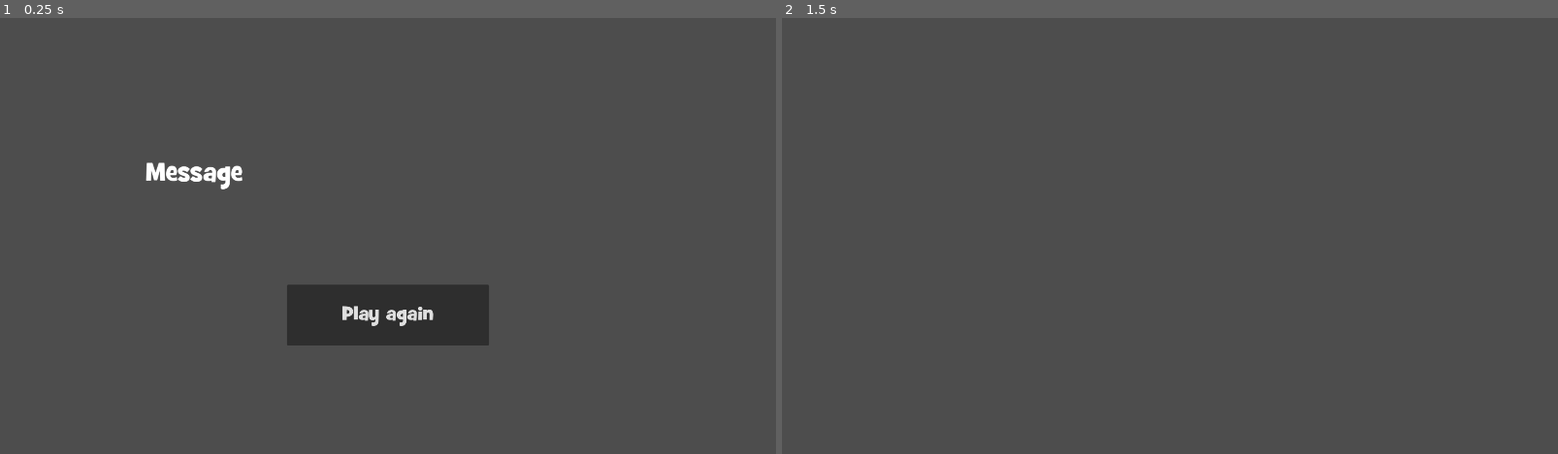
Above: before the commit, frames 1-2 (left to right).
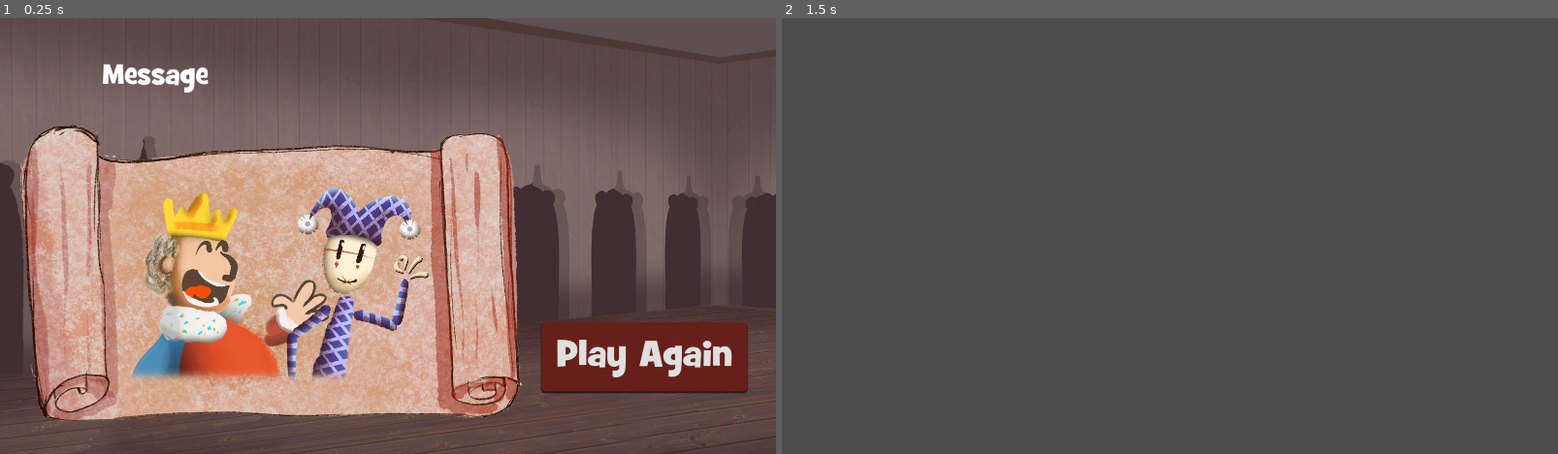
Above: after the commit, the same moments.

Repository: P-Wallis/GGJ-2024
Game: Godot game, scene res://Scenes/win_or_fail_screen.tscn
Same seed, same stepped clock (60 frames per second), same inputs: the game is played once before the commit and once after it. This scene is started directly instead of the project's main scene.
Inputs:
- Up to frame 1 (0.25 s): no input
- Up to frame 2 (1.5 s): click "Play again" (after the commit: "Play Again") at 0.5 s; tap Enter at 1.25 s

The runs differ from the first frame. In frame 1, 69% of the frame differs, in the area x 0-100%, y 1-100%; in frame 2, nothing differs.
Error in both runs: Attempt to call function 'instantiate' in base 'null instance' on a null instance. (res://Scenes/restart_button.gd:8)

Commit message:
- Win or fail screen styling - Music Loop

Diff:
--- a/Scenes/win_or_fail_screen.tscn
+++ b/Scenes/win_or_fail_screen.tscn
@@ -1,16 +1,47 @@
-[gd_scene load_steps=6 format=3 uid="uid://3x2hkle7jowh"]
+[gd_scene load_steps=12 format=3 uid="uid://3x2hkle7jowh"]
 
 [ext_resource type="FontFile" uid="uid://dd7gumdjab30j" path="res://Assets/Fonts/GRILLEDCHEESE_BTN.TTF" id="1_h21gv"]
 [ext_resource type="Script" path="res://Scenes/win_or_fail_screen.gd" id="1_y23od"]
+[ext_resource type="Texture2D" uid="uid://j6mtetcsh4ch" path="res://Assets/Sprites/BGbackground.png" id="2_fs3k4"]
 [ext_resource type="Script" path="res://Scenes/restart_button.gd" id="2_ktek4"]
+[ext_resource type="Texture2D" uid="uid://bxqjuu0odun4t" path="res://Assets/Sprites/Win1.png" id="3_ufpwr"]
+[ext_resource type="Texture2D" uid="uid://lkg3bdsahs4n" path="res://Assets/Sprites/Cards UI/Hue_Saturation 2.png" id="3_xjn3y"]
 
 [sub_resource type="Theme" id="Theme_x88vu"]
 
-[sub_resource type="Theme" id="Theme_nhxkj"]
+[sub_resource type="LabelSettings" id="LabelSettings_xipty"]
+font = ExtResource("1_h21gv")
+font_size = 70
 
-[node name="WinOrFailScreen" type="Node2D" node_paths=PackedStringArray("message")]
+[sub_resource type="StyleBoxFlat" id="StyleBoxFlat_tvo5a"]
+bg_color = Color(0.399431, 0.124447, 0.100438, 1)
+corner_radius_top_left = 10
+corner_radius_top_right = 10
+corner_radius_bottom_right = 10
+corner_radius_bottom_left = 10
+shadow_size = 3
+shadow_offset = Vector2(0, 3)
+
+[sub_resource type="StyleBoxFlat" id="StyleBoxFlat_am5ef"]
+bg_color = Color(0.278431, 0.0784314, 0.0588235, 1)
+corner_radius_top_left = 10
+corner_radius_top_right = 10
+corner_radius_bottom_right = 10
+corner_radius_bottom_left = 10
+shadow_size = 3
+shadow_offset = Vector2(0, 3)
+
+[sub_resource type="StyleBoxFlat" id="StyleBoxFlat_7rsaw"]
+bg_color = Color(0.2, 0.0470588, 0.0313726, 1)
+corner_radius_top_left = 10
+corner_radius_top_right = 10
+corner_radius_bottom_right = 10
+corner_radius_bottom_left = 10
+shadow_size = 3
+shadow_offset = Vector2(0, 3)
+
+[node name="WinOrFailScreen" type="Node2D"]
 script = ExtResource("1_y23od")
-message = NodePath("CanvasLayer/Control/RichTextLabel")
 
 [node name="CanvasLayer" type="CanvasLayer" parent="."]
 
@@ -22,46 +53,68 @@
 grow_horizontal = 2
 grow_vertical = 2
 
-[node name="RichTextLabel" type="RichTextLabel" parent="CanvasLayer/Control"]
-clip_contents = false
-custom_minimum_size = Vector2(1200, 200)
+[node name="BG" type="TextureRect" parent="CanvasLayer/Control"]
+layout_mode = 0
+offset_right = 2000.0
+offset_bottom = 1200.0
+texture = ExtResource("2_fs3k4")
+
+[node name="BG2" type="TextureRect" parent="CanvasLayer/Control"]
+layout_mode = 0
+offset_left = 48.0
+offset_top = 246.0
+offset_right = 1471.0
+offset_bottom = 1107.0
+scale = Vector2(0.875776, 0.875776)
+texture = ExtResource("3_xjn3y")
+
+[node name="TextureRect" type="TextureRect" parent="CanvasLayer/Control"]
+layout_mode = 0
+offset_left = 324.0
+offset_top = 419.0
+offset_right = 1557.0
+offset_bottom = 1225.0
+scale = Vector2(0.598574, 0.598574)
+texture = ExtResource("3_ufpwr")
+
+[node name="RichTextLabel" type="Label" parent="CanvasLayer/Control"]
+custom_minimum_size = Vector2(500, 200)
 layout_mode = 1
 anchors_preset = 8
 anchor_left = 0.5
 anchor_top = 0.5
 anchor_right = 0.5
 anchor_bottom = 0.5
-offset_left = -600.0
-offset_top = -194.0
-offset_right = 600.0
-offset_bottom = 6.0
+offset_left = -707.0
+offset_top = -526.0
+offset_right = 640.0
+offset_bottom = -261.0
 grow_horizontal = 2
 grow_vertical = 2
 theme = SubResource("Theme_x88vu")
-theme_override_fonts/normal_font = ExtResource("1_h21gv")
-theme_override_font_sizes/normal_font_size = 64
 text = "Message
 "
-fit_content = true
+label_settings = SubResource("LabelSettings_xipty")
+vertical_alignment = 1
 
 [node name="Button" type="Button" parent="CanvasLayer/Control" node_paths=PackedStringArray("winOrFailScreen")]
-custom_minimum_size = Vector2(500, 150)
 layout_mode = 1
-anchors_preset = 8
-anchor_left = 0.5
-anchor_top = 0.5
-anchor_right = 0.5
-anchor_bottom = 0.5
-offset_left = -4.0
-offset_top = 192.0
-offset_right = 4.0
-offset_bottom = 200.0
-grow_horizontal = 2
-grow_vertical = 2
-theme = SubResource("Theme_nhxkj")
+anchors_preset = 3
+anchor_left = 1.0
+anchor_top = 1.0
+anchor_right = 1.0
+anchor_bottom = 1.0
+offset_left = -580.0
+offset_top = -326.0
+offset_right = -71.0
+offset_bottom = -155.0
+grow_horizontal = 0
+grow_vertical = 0
 theme_override_fonts/font = ExtResource("1_h21gv")
-theme_override_font_sizes/font_size = 48
-text = "Play again
-"
+theme_override_font_sizes/font_size = 90
+theme_override_styles/normal = SubResource("StyleBoxFlat_tvo5a")
+theme_override_styles/hover = SubResource("StyleBoxFlat_am5ef")
+theme_override_styles/pressed = SubResource("StyleBoxFlat_7rsaw")
+text = "Play Again"
 script = ExtResource("2_ktek4")
 winOrFailScreen = NodePath("../../..")
Not shown, changed: Assets/Music/main_theme.mp3.import
Binary file added: Assets/Sprites/Win1.png
Not shown, added: Assets/Sprites/Win1.png.import
Binary file added: Assets/Sprites/Win2.png
Not shown, added: Assets/Sprites/Win2.png.import
